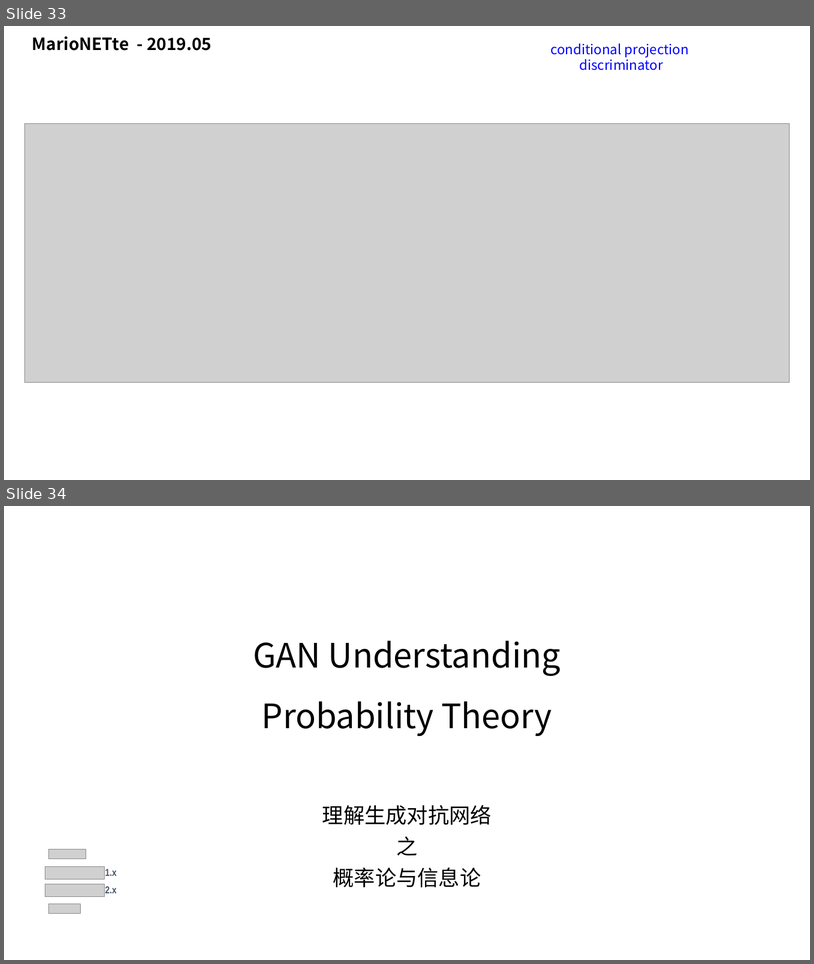
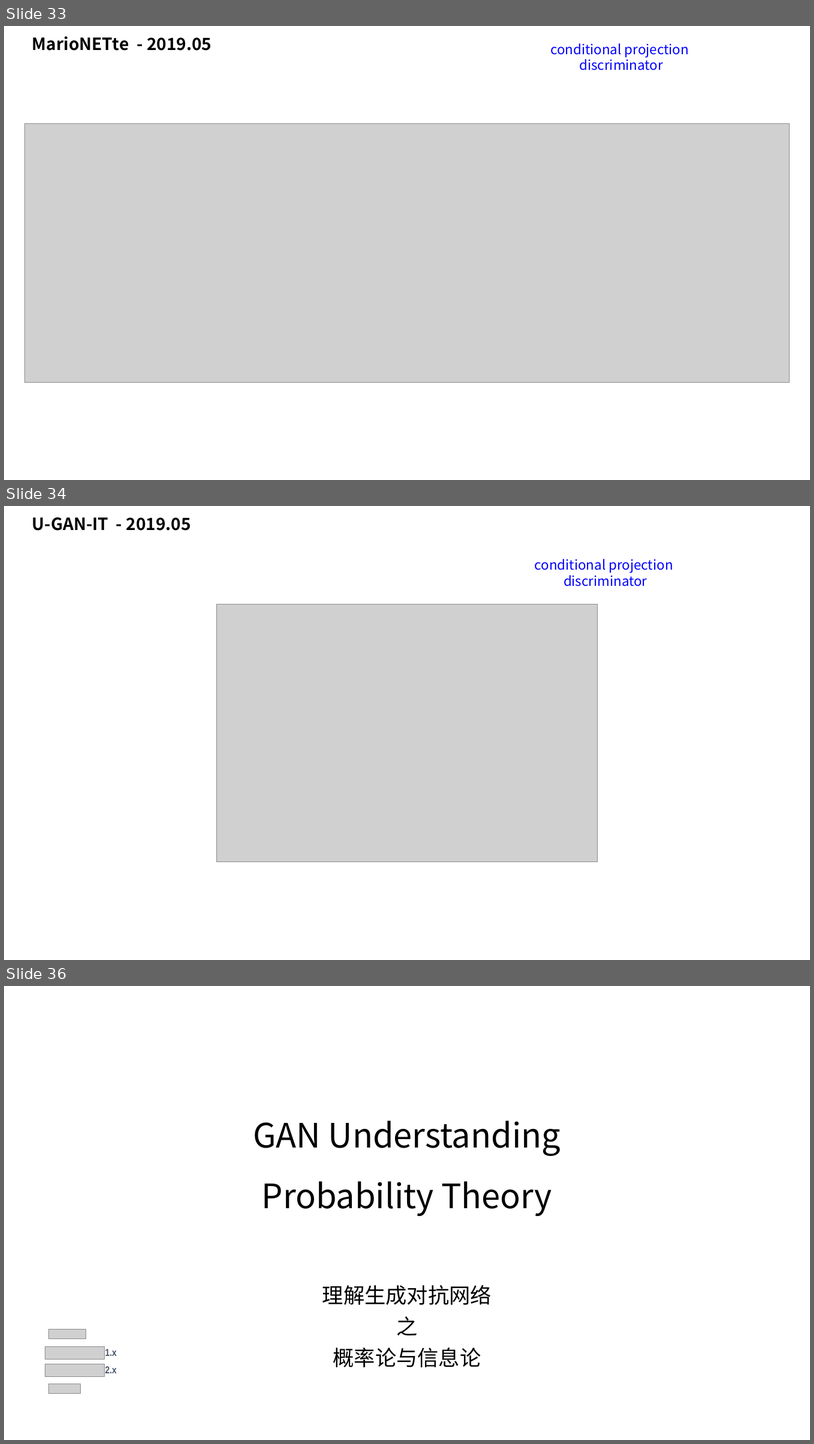
Before and after one commit to taylorguo/GAN_Understanding_Practicing, a slide deck: GAN_Understanding/GANunderstanding.pptx. Shown one above the other, each under a label of ours: slides 33 and 34 before the commit, slides 33, 34 and 36 after it; the slides between them are not shown. The pictures are 814x964 and 814x1444 pixels, drawn with LibreOffice and Linux fonts; fonts in the diff are those of the drawing; grey boxes stand for pictures. Boxes give left, top, right and bottom in pixels: in the first picture for what was removed or moved away, otherwise in the second. Text is boxed around its words. In the diff, an @@ line names an element or a change of style, - is before the commit and + after.

```diff
--- a/GAN_Understanding/GANunderstanding.pptx
+++ b/GAN_Understanding/GANunderstanding.pptx
@@ slide 34 added at (4,506,810,960), background #FFFFFF @@
@@ text added at (32,517,191,531), 20 pt, text #000000, bold @@
+U-GAN-IT - 2019.05
@@ text added at (535,559,673,586), 16 pt, text #0000FF @@
+conditional projection
+discriminator
@@ picture added at (217,604,597,862) @@
@@ what was slide 34 is now slide 36 @@
```
Also in this commit, not shown: 1 other slide added, 2 other files.
